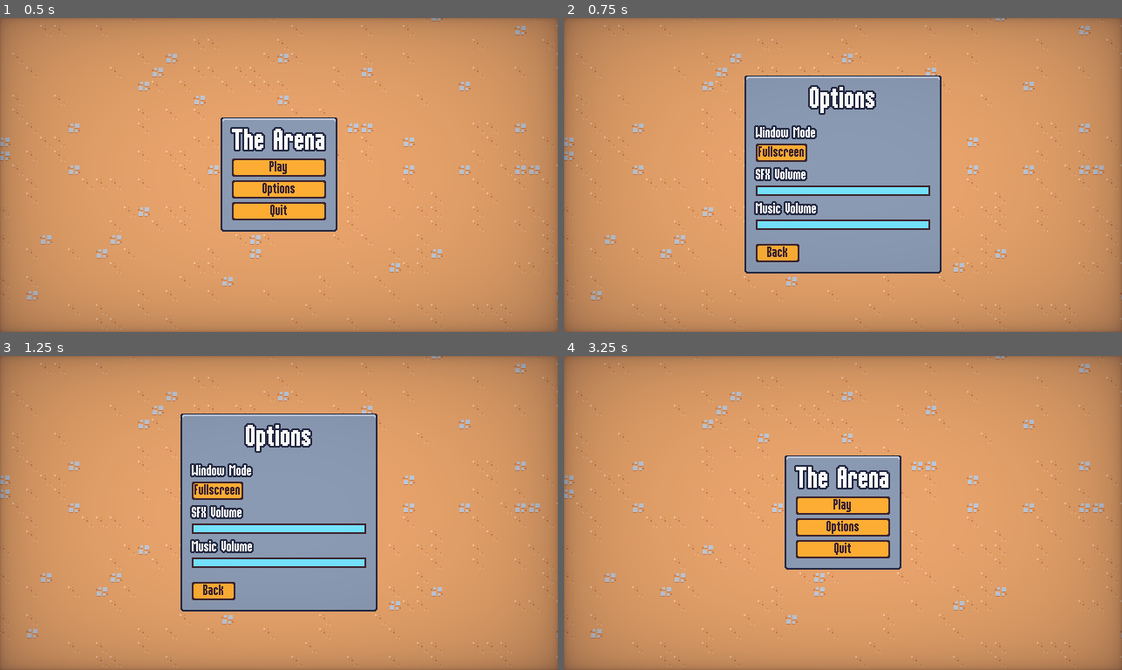
Above: before the commit, frames 1-4 (two rows, left to right).
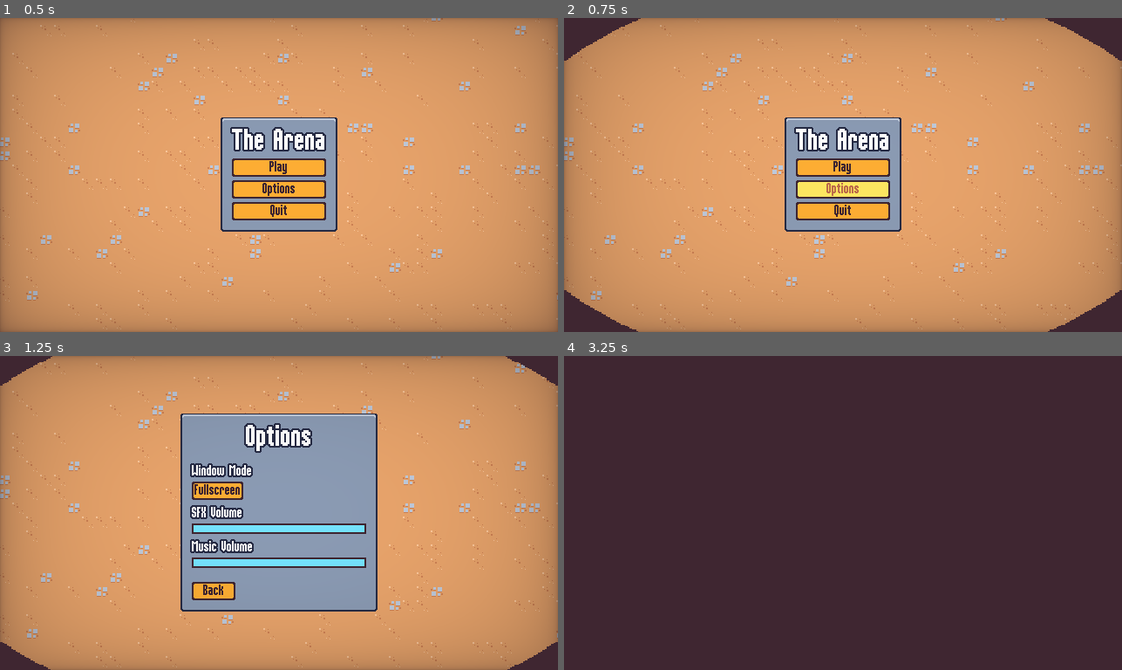
Above: after the commit, the same moments.

Repository: SugarF0x/2D-survivor-course
Game: Godot game, scene res://scenes/ui/main_menu.tscn
Two runs of this game, one before a commit and one after it. Both use one fixed random seed, a clock stepped at 60 frames per second and the inputs below. Sound files missing from this copy of the repository are replaced by a short silence.
Inputs:
- Up to frame 1 (0.5 s): no input
- Up to frame 2 (0.75 s): click "Options" at 0.5 s
- Up to frame 3 (1.25 s): no input
- Up to frame 4 (3.25 s): click "Play" at 1.25 s; click "Play" at 2 s; click "Back" at 2.75 s

Frame 1 is identical in both runs. In frame 2, 24% of the frame differs, in the area x 0-100%, y 0-100%; in frame 3, 1.7%; in frame 4, 99%.

Commit message:
apply transition across the scenes

Diff:
--- a/scenes/autoload/screen_transition.tscn
+++ b/scenes/autoload/screen_transition.tscn
@@ -87,6 +87,7 @@
 shader_parameter/transition_texture = ExtResource("2_tdx6h")
 
 [node name="ScreenTransition" type="CanvasLayer"]
+process_mode = 3
 layer = 5
 script = ExtResource("1_bns2t")
 
--- a/scenes/ui/end_screen.gd
+++ b/scenes/ui/end_screen.gd
@@ -36,6 +36,9 @@
 
 
 func on_restart_pressed():
+	ScreenTransition.transition()
+	await ScreenTransition.transition_halfway
+
 	get_tree().change_scene_to_file("res://scenes/main/main.tscn")
 	get_tree().paused = false
 
--- a/scenes/ui/main_menu.gd
+++ b/scenes/ui/main_menu.gd
@@ -20,12 +20,18 @@
 
 
 func on_options_button_pressed():
+	ScreenTransition.transition()
+	await ScreenTransition.transition_halfway
+
 	var options_instance = options_scene.instantiate()
 	add_child(options_instance)
 	options_instance.back_pressed.connect(on_options_closed.bind(options_instance))
 
 
 func on_options_closed(node: Node):
+	ScreenTransition.transition()
+	await ScreenTransition.transition_halfway
+
 	node.queue_free()
 
 
--- a/scenes/ui/pause_menu.gd
+++ b/scenes/ui/pause_menu.gd
@@ -52,12 +52,18 @@
 
 
 func on_options_button_pressed():
+	ScreenTransition.transition()
+	await ScreenTransition.transition_halfway
+
 	var options_instance = options_scene.instantiate()
 	add_child(options_instance)
 	options_instance.back_pressed.connect(on_options_closed.bind(options_instance))
 
 
 func on_options_closed(node: Node):
+	ScreenTransition.transition()
+	await ScreenTransition.transition_halfway
+
 	node.queue_free()
 
 
